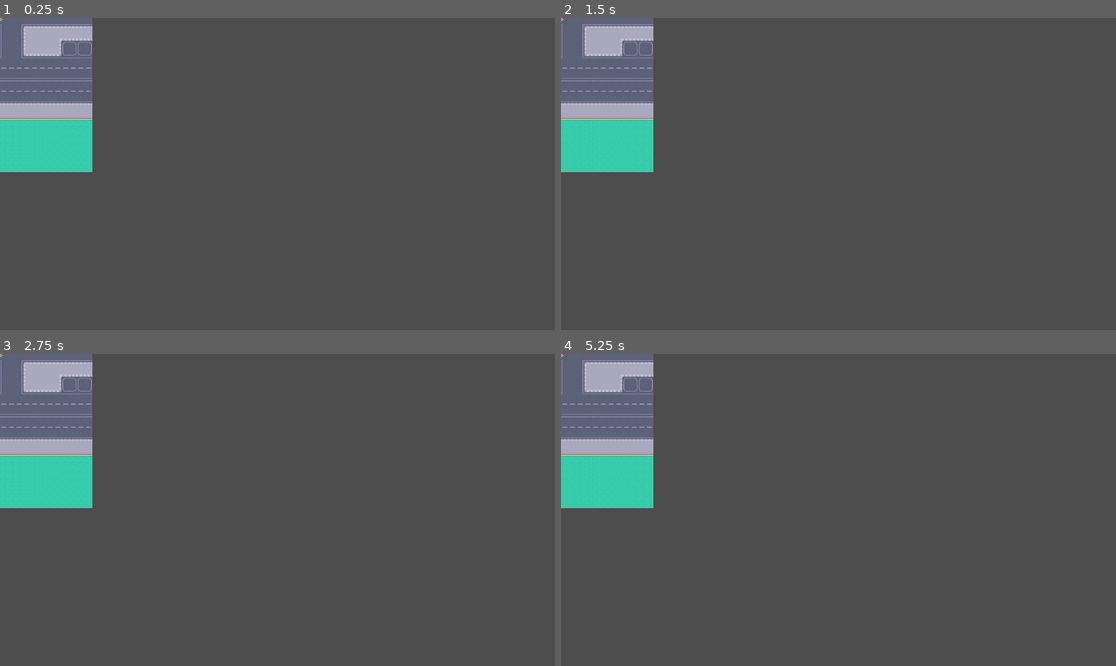
Above: before the commit, frames 1-4 (two rows, left to right).
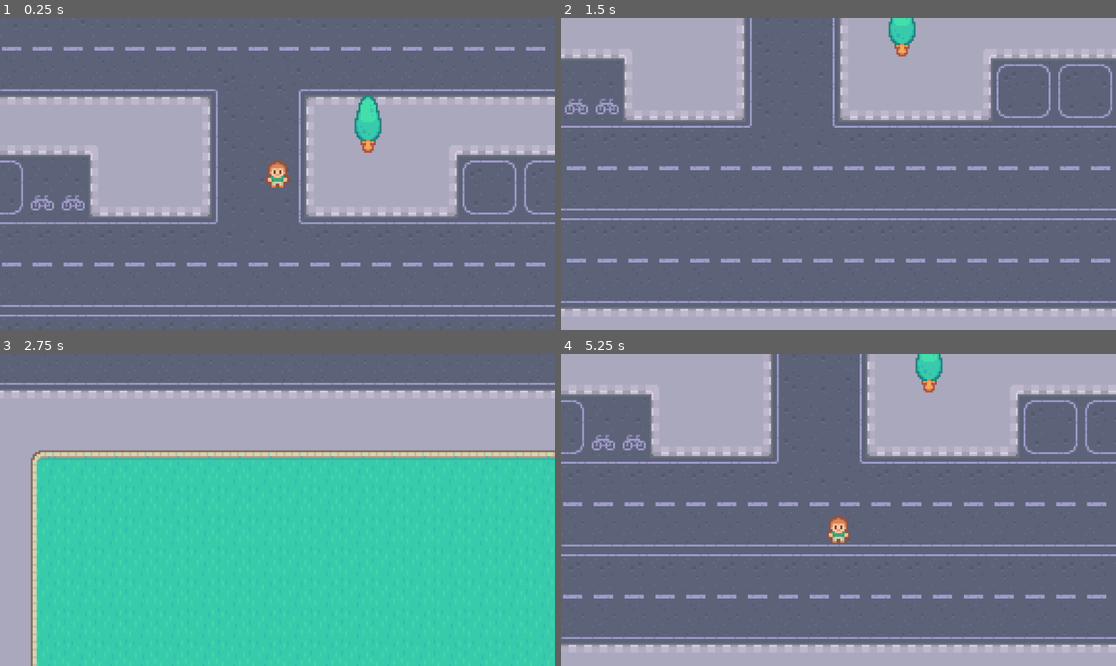
Above: after the commit, the same moments.

Repository: aevix/untitled-godot-game
Game: Godot game, scene res://scenes/game.tscn
The game is run twice, just before and just after one commit, with the same random seed, the same clock (stepped at 60 frames per second) and the same inputs.
Inputs:
- Up to frame 1 (0.25 s): no input
- Up to frame 2 (1.5 s): tap Enter at 0.5 s; hold Right (right, bound only after the commit) 0.53-1.28 s; hold Down (down, bound only after the commit) from 1.28 s (still down)
- Up to frame 3 (2.75 s): release Down (down, bound only after the commit) at 2.03 s; hold Right (right, bound only after the commit) from 2.03 s (still down)
- Up to frame 4 (5.25 s): tap Space at 2.75 s; release Right (right, bound only after the commit) at 2.78 s; hold Up (up, bound only after the commit) 2.78-3.53 s; hold Left (left, bound only after the commit) 3.53-5.03 s; tap Enter at 4.25 s; hold Down (down, bound only after the commit) from 5.03 s (still down)

The runs differ from the first frame. In frame 1, 96% of the frame differs, in the area x 0-100%, y 0-100%; in frame 2, 97%; in frame 3, 97%; in frame 4, 97%.

Commit message:
feat-2: add character movement script and attach camera to character

Diff:
--- a/untitled-godot/frogger start files/project.godot
+++ b/untitled-godot/frogger start files/project.godot
@@ -15,6 +15,34 @@
 config/features=PackedStringArray("4.5", "Forward Plus")
 config/icon="res://icon.svg"
 
+[input]
+
+up={
+"deadzone": 0.2,
+"events": [Object(InputEventKey,"resource_local_to_scene":false,"resource_name":"","device":-1,"window_id":0,"alt_pressed":false,"shift_pressed":false,"ctrl_pressed":false,"meta_pressed":false,"pressed":false,"keycode":0,"physical_keycode":4194320,"key_label":0,"unicode":0,"location":0,"echo":false,"script":null)
+]
+}
+down={
+"deadzone": 0.2,
+"events": [Object(InputEventKey,"resource_local_to_scene":false,"resource_name":"","device":-1,"window_id":0,"alt_pressed":false,"shift_pressed":false,"ctrl_pressed":false,"meta_pressed":false,"pressed":false,"keycode":0,"physical_keycode":4194322,"key_label":0,"unicode":0,"location":0,"echo":false,"script":null)
+]
+}
+right={
+"deadzone": 0.2,
+"events": [Object(InputEventKey,"resource_local_to_scene":false,"resource_name":"","device":-1,"window_id":0,"alt_pressed":false,"shift_pressed":false,"ctrl_pressed":false,"meta_pressed":false,"pressed":false,"keycode":0,"physical_keycode":4194321,"key_label":0,"unicode":0,"location":0,"echo":false,"script":null)
+]
+}
+left={
+"deadzone": 0.2,
+"events": [Object(InputEventKey,"resource_local_to_scene":false,"resource_name":"","device":-1,"window_id":0,"alt_pressed":false,"shift_pressed":false,"ctrl_pressed":false,"meta_pressed":false,"pressed":false,"keycode":0,"physical_keycode":4194319,"key_label":0,"unicode":0,"location":0,"echo":false,"script":null)
+]
+}
+jump={
+"deadzone": 0.2,
+"events": [Object(InputEventKey,"resource_local_to_scene":false,"resource_name":"","device":-1,"window_id":0,"alt_pressed":false,"shift_pressed":false,"ctrl_pressed":false,"meta_pressed":false,"pressed":false,"keycode":0,"physical_keycode":32,"key_label":0,"unicode":32,"location":0,"echo":false,"script":null)
+]
+}
+
 [rendering]
 
 textures/canvas_textures/default_texture_filter=0
--- a/untitled-godot/frogger start files/scenes/game.tscn
+++ b/untitled-godot/frogger start files/scenes/game.tscn
@@ -1,7 +1,8 @@
-[gd_scene load_steps=3 format=3 uid="uid://cv7jre8rppoli"]
+[gd_scene load_steps=4 format=3 uid="uid://cv7jre8rppoli"]
 
 [ext_resource type="Texture2D" uid="uid://doghmovcgeltw" path="res://graphics/map.png" id="1_yqjtg"]
 [ext_resource type="PackedScene" uid="uid://dghd7rii024ea" path="res://scenes/player.tscn" id="2_lnu2h"]
+[ext_resource type="PackedScene" uid="uid://bx2rg78cu21y2" path="res://scenes/tree.tscn" id="3_lnu2h"]
 
 [node name="game" type="Node2D"]
 
@@ -10,3 +11,7 @@
 texture = ExtResource("1_yqjtg")
 
 [node name="player" parent="." instance=ExtResource("2_lnu2h")]
+position = Vector2(34, 57)
+
+[node name="tree" parent="." instance=ExtResource("3_lnu2h")]
+position = Vector2(81, 31)
--- a/untitled-godot/frogger start files/scenes/player.gd
+++ b/untitled-godot/frogger start files/scenes/player.gd
@@ -1,11 +1,8 @@
 extends Node2D
 
+var direction: Vector2 = Vector2(1,1)
+var speed: int = 5
 
-# Called when the node enters the scene tree for the first time.
-func _ready() -> void:
-	pass # Replace with function body.
-
-
-# Called every frame. 'delta' is the elapsed time since the previous frame.
-func _process(delta: float) -> void:
-	pass
+func _physics_process(delta: float) -> void:
+	direction = Input.get_vector("left", "right", "up", "down")
+	position += direction * speed
--- a/untitled-godot/frogger start files/scenes/player.tscn
+++ b/untitled-godot/frogger start files/scenes/player.tscn
@@ -1,9 +1,20 @@
-[gd_scene load_steps=2 format=3 uid="uid://dghd7rii024ea"]
+[gd_scene load_steps=3 format=3 uid="uid://dghd7rii024ea"]
 
 [ext_resource type="Texture2D" uid="uid://bkgrir378horu" path="res://graphics/player/player_simple.png" id="1_3vyb7"]
+[ext_resource type="Script" uid="uid://bvow1in7idxld" path="res://scenes/player.gd" id="1_g2els"]
 
 [node name="player" type="Node2D"]
+script = ExtResource("1_g2els")
 
 [node name="Sprite2D" type="Sprite2D" parent="."]
 texture_filter = 1
 texture = ExtResource("1_3vyb7")
+
+[node name="Camera2D" type="Camera2D" parent="."]
+zoom = Vector2(4, 4)
+limit_left = -192
+limit_top = -320
+limit_right = 192
+limit_bottom = 320
+position_smoothing_enabled = true
+position_smoothing_speed = 20.0
--- /dev/null
+++ b/untitled-godot/frogger start files/scenes/tree.gd
@@ -0,0 +1 @@
+extends Node2D
--- /dev/null
+++ b/untitled-godot/frogger start files/scenes/tree.tscn
@@ -0,0 +1,10 @@
+[gd_scene load_steps=3 format=3 uid="uid://bx2rg78cu21y2"]
+
+[ext_resource type="Texture2D" uid="uid://d0so81ys3820n" path="res://graphics/objects/tree1.png" id="1_avsvi"]
+[ext_resource type="Script" uid="uid://cfmxy6k2or3r5" path="res://scenes/tree.gd" id="1_vplca"]
+
+[node name="tree" type="Node2D"]
+script = ExtResource("1_vplca")
+
+[node name="Sprite2D" type="Sprite2D" parent="."]
+texture = ExtResource("1_avsvi")
Not shown, added: untitled-godot/frogger start files/scenes/tree.gd.uid
